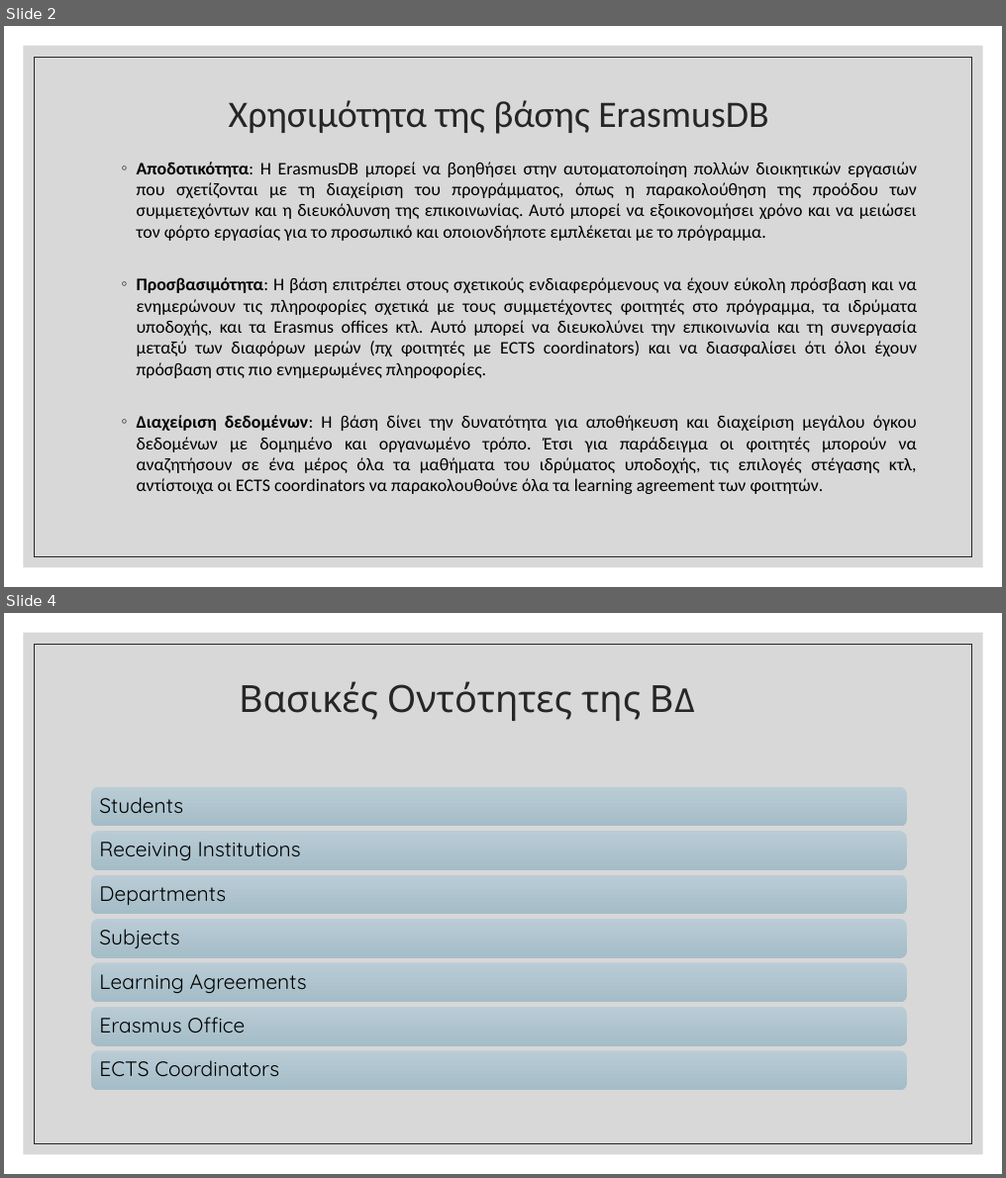
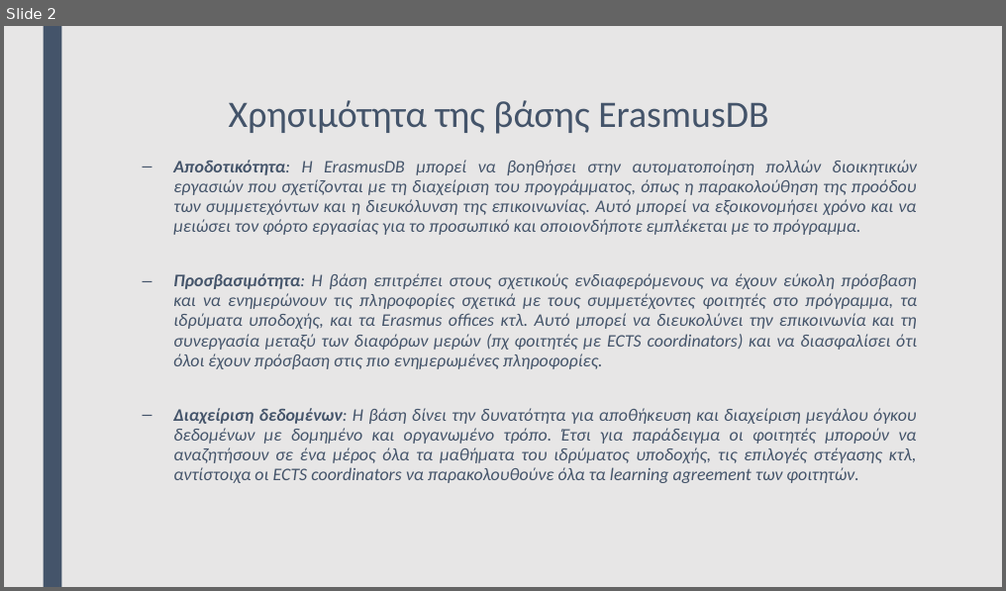
Before and after one commit to tklioupis/DB_project, a slide deck: db_final_prsentation/final_presentation-JBpc.pptx. Shown one above the other, each under a label of ours: slides 2 and 4 before the commit, slide 2 after it; the slides between them are not shown. The pictures are 1006x1178 and 1006x591 pixels, drawn with LibreOffice and Linux fonts; fonts in the diff are those of the drawing. Boxes give left, top, right and bottom in pixels: in the first picture for what was removed or moved away, otherwise in the second. Text is boxed around its words. In the diff, an @@ line names an element or a change of style, - is before the commit and + after.

```diff
--- a/db_final_prsentation/final_presentation-JBpc.pptx
+++ b/db_final_prsentation/final_presentation-JBpc.pptx
@@ slide 4 removed at (4, 613, 1002, 1174), background #FFFFFF; not listed: 2 template elements that a slide beside it also shows @@
@@ title removed at (239, 681, 641, 721) @@
-Βασικές Οντότητες της ΒΔ
@@ group removed at (91, 786, 907, 1090): 7 rounded rectangles, 7 texts @@
-Students
-Receiving Institutions
-Departments
-Subjects
-Learning Agreements
-Erasmus Office
-ECTS Coordinators
@@ slide 2 changed as well @@
@@ background #FFFFFF to #E7E6E6 @@
@@ rectangle removed at (24, 46, 983, 568) @@
@@ rectangle added at (43, 26, 61, 587), fill #44546A @@
@@ rectangle removed at (35, 57, 972, 557) @@
@@ title "Χρησιμότητα της βάσης ErasmusDB" at (229, 100, 768, 134): text colour #262626 to #44546A; line spacing 0.9 to 0.89 @@
@@ text "Αποδοτικότητα: Η ErasmusDB μπορεί να ..." at (173, 160, 917, 483): text colour #000000 to #44546A, italic on; bullet ◦ to –; line spacing 1 to 0.94; more space between paragraphs @@
```
Also in this commit, not shown: 1 other slide changed, 3 slides added, 1 other slide removed, 3 other files.
